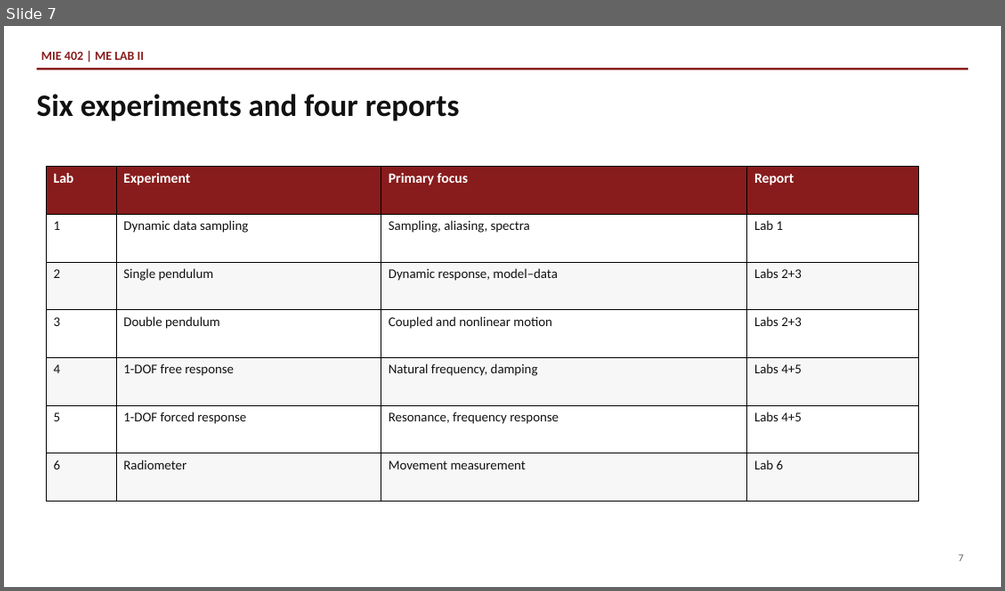
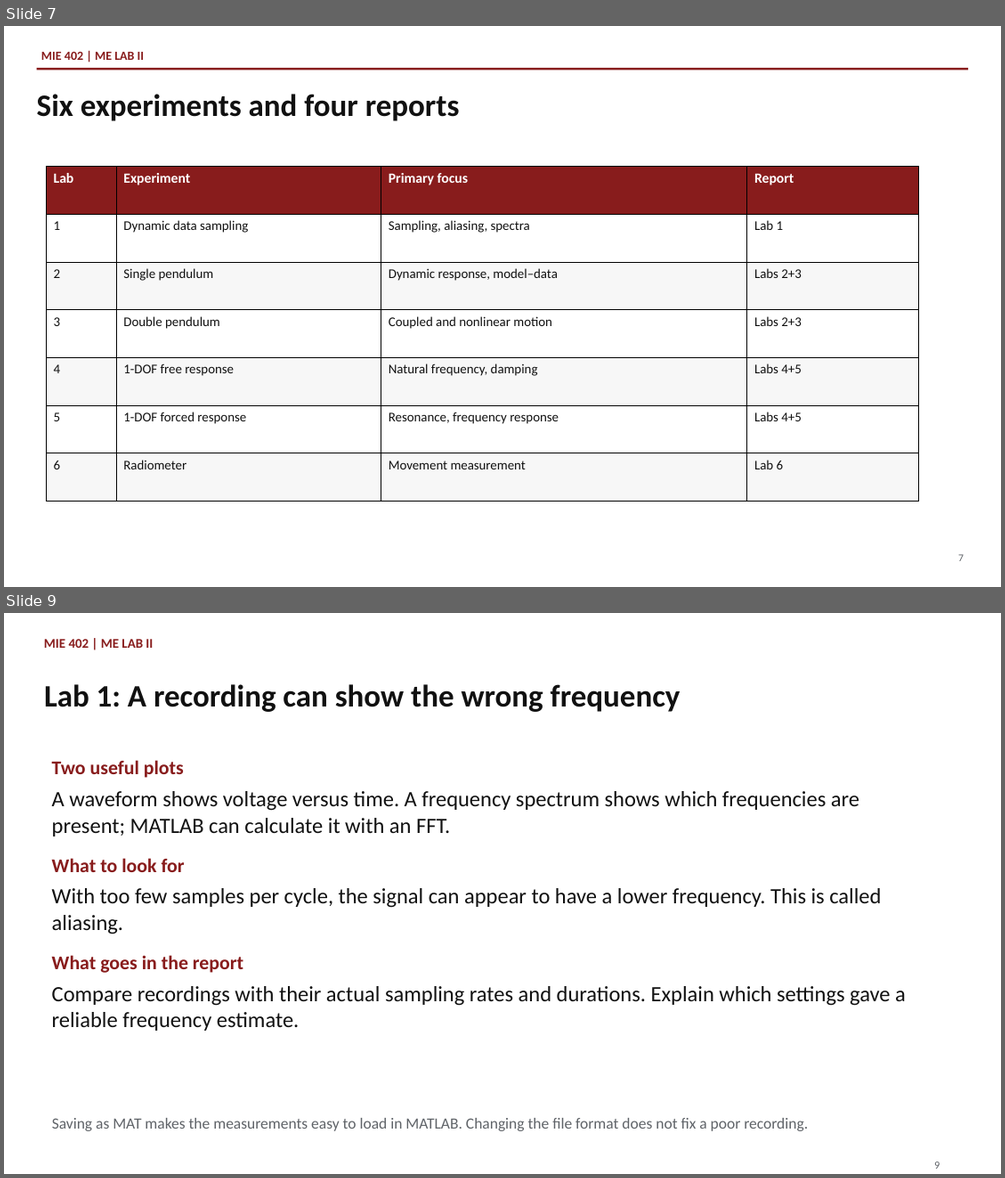
Before and after one commit to Ehsan-Roohi/MIE402-Lab, a slide deck: site/docs/MIE402_Lecture01_Report_Writing_Fall2026_v1.pptx. Shown one above the other, each under a label of ours: slide 7 before the commit, slides 7 and 9 after it; the slides between them are not shown. The pictures are 1005x591 and 1005x1178 pixels, drawn with LibreOffice and Linux fonts; fonts in the diff are those of the drawing. Boxes give left, top, right and bottom in pixels: in the first picture for what was removed or moved away, otherwise in the second. Text is boxed around its words. In the diff, an @@ line names an element or a change of style, - is before the commit and + after.

```diff
--- a/site/docs/MIE402_Lecture01_Report_Writing_Fall2026_v1.pptx
+++ b/site/docs/MIE402_Lecture01_Report_Writing_Fall2026_v1.pptx
@@ slide 9 added at box(4, 613, 1001, 1174), background #FFFFFF @@
@@ text added at box(44, 639, 153, 648), 12.8 pt, text #881C1C, bold @@
+MIE 402 | ME LAB II
@@ text added at box(44, 684, 680, 712), 30 pt, text #111111, bold @@
+Lab 1: A recording can show the wrong frequency
@@ text added at box(52, 760, 184, 778), 18.8 pt, text #881C1C, bold @@
+Two useful plots
@@ text added at box(52, 791, 859, 836), 21 pt, text #111111 @@
+A waveform shows voltage versus time. A frequency spectrum shows which frequencies are present; MATLAB can calculate it with an FFT.
@@ text added at box(52, 858, 185, 872), 18.8 pt, text #881C1C, bold @@
+What to look for
@@ text added at box(52, 888, 881, 934), 21 pt, text #111111 @@
+With too few samples per cycle, the signal can appear to have a lower frequency. This is called aliasing.
@@ text added at box(52, 955, 243, 973), 18.8 pt, text #881C1C, bold @@
+What goes in the report
@@ text added at box(52, 986, 906, 1030), 21 pt, text #111111 @@
+Compare recordings with their actual sampling rates and durations. Explain which settings gave a reliable frequency estimate.
@@ text added at box(52, 1118, 808, 1131), 15 pt, text #5F6368 @@
+Saving as MAT makes the measurements easy to load in MATLAB. Changing the file format does not fix a poor recording.
@@ text added at box(934, 1161, 939, 1168), 10.5 pt, text #5F6368 @@
+9
```
Also in this commit, not shown: 17 slides changed, 12 other slides added, 7 slides removed, 12 other files.
